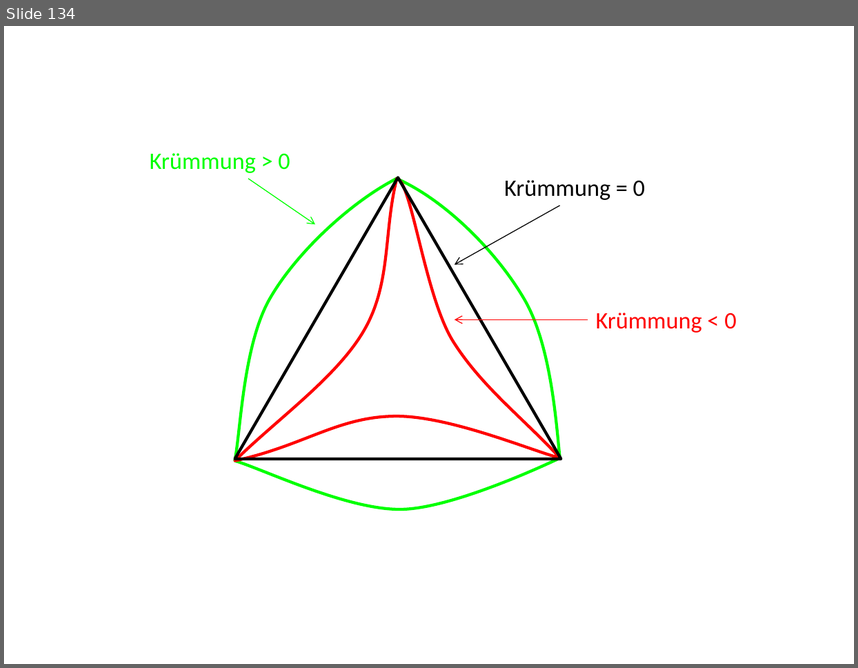
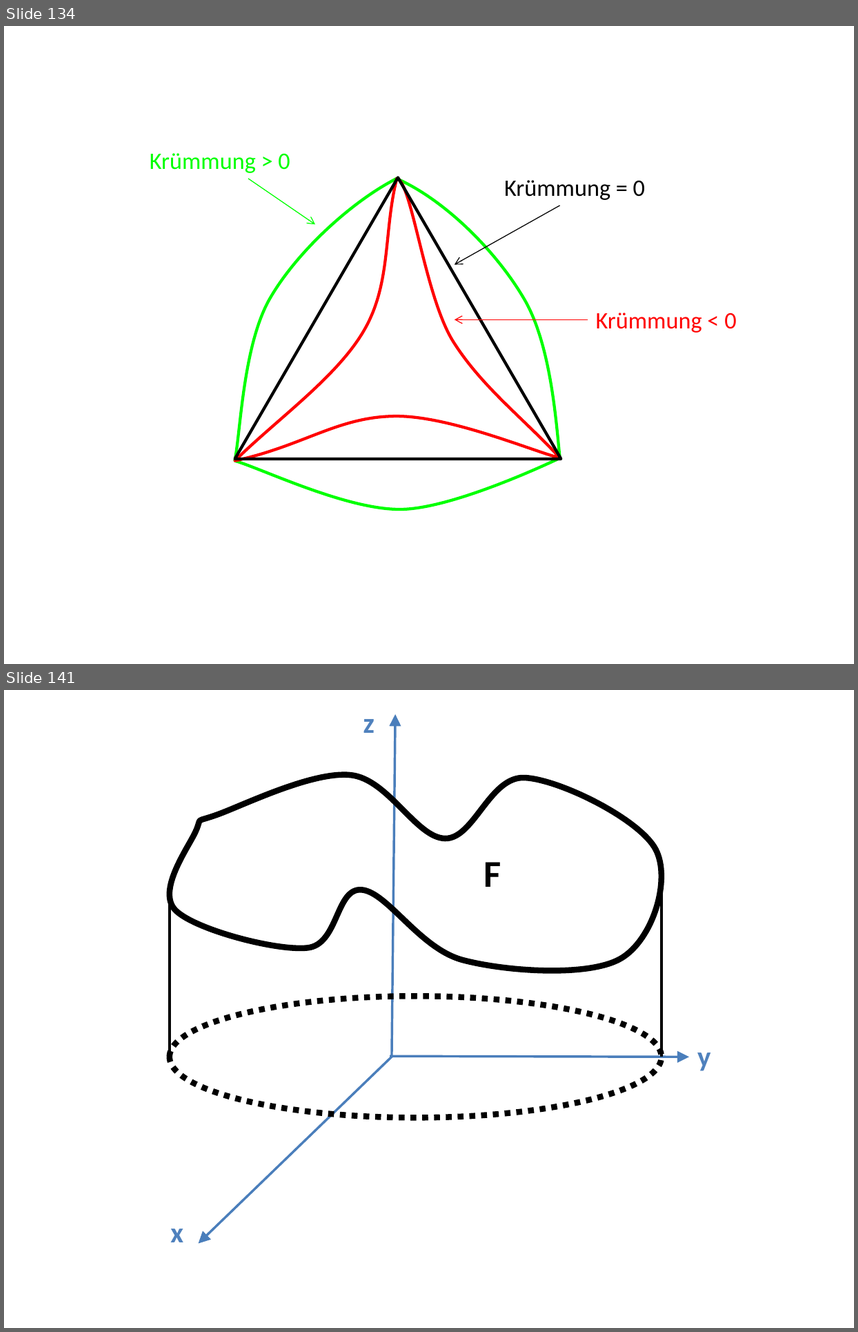
Before and after one commit to lutteropp/GeoTopo, a slide deck: images/Bilder.pptx. Shown one above the other, each under a label of ours: slide 134 before the commit, slides 134 and 141 after it; the slides between them are not shown. The pictures are 858x668 and 858x1332 pixels, drawn with LibreOffice and Linux fonts; fonts in the diff are those of the drawing. Boxes give left, top, right and bottom in pixels: in the first picture for what was removed or moved away, otherwise in the second. Text is boxed around its words. In the diff, an @@ line names an element or a change of style, - is before the commit and + after.

```diff
--- a/images/Bilder.pptx
+++ b/images/Bilder.pptx
@@ slide 141 added at (4,690,854,1328), background #FFFFFF @@
@@ text added at (363,719,375,733), 24 pt, text #4F81BD, bold @@
+z
@@ arrow added from (392, 1056) to (395, 715), #4B7EBC 2 pt @@
@@ freeform shape added at (170,775,662,971), outline #000000 5 pt @@
@@ text added at (484,862,501,887), 32 pt, text #000000, bold @@
+F
@@ line added from (661, 873) to (661, 1056), #000000 2 pt @@
@@ line added from (170, 885) to (170, 1056), #000000 2 pt @@
@@ ellipse added at (170,996,662,1118), outline #000000 5 pt dashed @@
@@ arrow added from (392, 1056) to (199, 1243), #4B7EBC 2 pt @@
@@ arrow added from (390, 1056) to (689, 1056), #4B7EBC 2 pt @@
@@ text added at (697,1052,711,1071), 24 pt, text #4F81BD, bold @@
+y
@@ text added at (170,1228,183,1242), 24 pt, text #4F81BD, bold @@
+x
```
Also in this commit, not shown: 9 other slides added, 17 other files.
